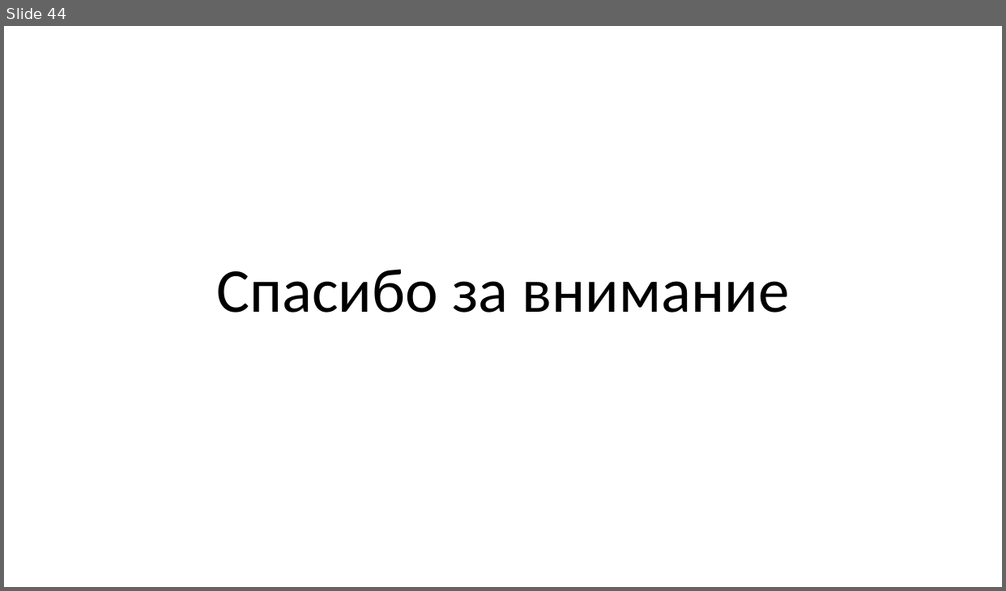
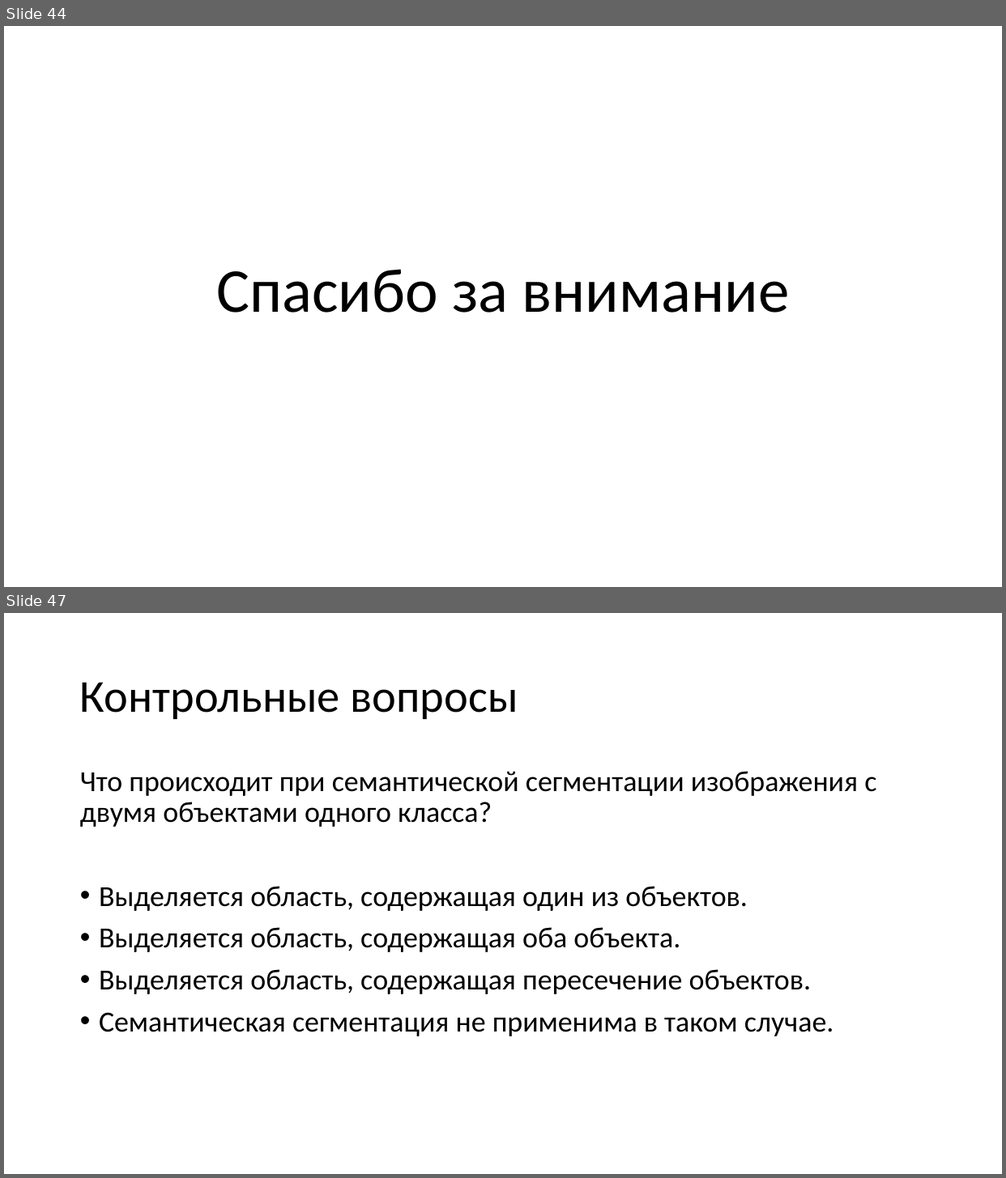
Before and after one commit to mosalov/AI_main_lectures, a slide deck: Лекция 13 05_05_2021.pptx. Shown one above the other, each under a label of ours: slide 44 before the commit, slides 44 and 47 after it; the slides between them are not shown. The pictures are 1006x591 and 1006x1178 pixels, drawn with LibreOffice and Linux fonts; fonts in the diff are those of the drawing. Boxes give left, top, right and bottom in pixels: in the first picture for what was removed or moved away, otherwise in the second. Text is boxed around its words. In the diff, an @@ line names an element or a change of style, - is before the commit and + after.

Commit message:
Добавлены вопросы к лекциям №№11 и 13.

```diff
--- a/Лекция 13 05_05_2021.pptx
+++ b/Лекция 13 05_05_2021.pptx
@@ slide 47 added at [4,613,1002,1174], background #FFFFFF @@
@@ title added at [80,682,518,719], 44 pt, text #000000 @@
+Контрольные вопросы
@@ text added at [80,771,876,1037], 28 pt, text #000000 @@
+Что происходит при семантической сегментации изображения с двумя объектами одного класса?
+• Выделяется область, содержащая один из объектов.
+• Выделяется область, содержащая оба объекта.
+• Выделяется область, содержащая пересечение объектов.
+• Семантическая сегментация не применима в таком случае.
```
Also in this commit, not shown: 1 slide changed, 5 other slides added, 3 other files.
